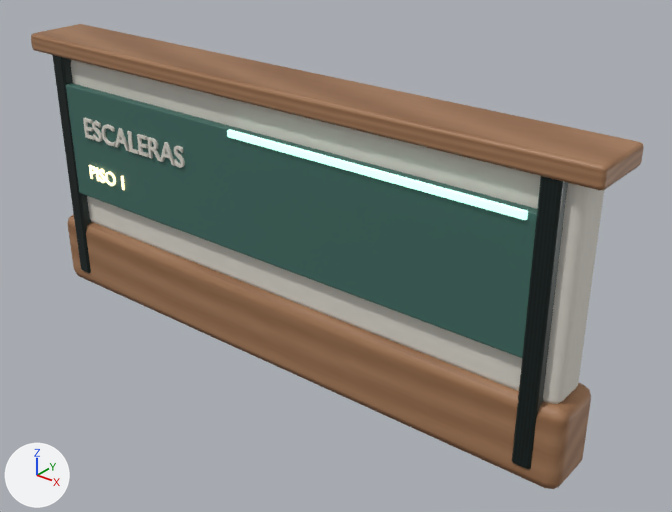
The glTF model public/models/custom/architecture/lobby-circulation-screen.glb as it was, and as the next commit left it.
Rendered twice from a camera (50 mm lens) standing at (4.34, -4.78, 4.01) and looking at (0.38, 0.17, 0.94). The axes (+X, +Y, +Z) are drawn at lower left. The lights are the same throughout. The older version comes first. Where no turn or scale is listed for an object, it has been applied to the vertices.

In view in the first picture: 'CirculationScreen_Body', 'CirculationScreen_EndCap_-2.24', 'CirculationScreen_EndCap_2.24', 'CirculationScreen_Inset', 'CirculationScreen_Light', 'CirculationScreen_Plinth', 'CirculationScreen_Title', 'CirculationScreen_Top' and 1 more.
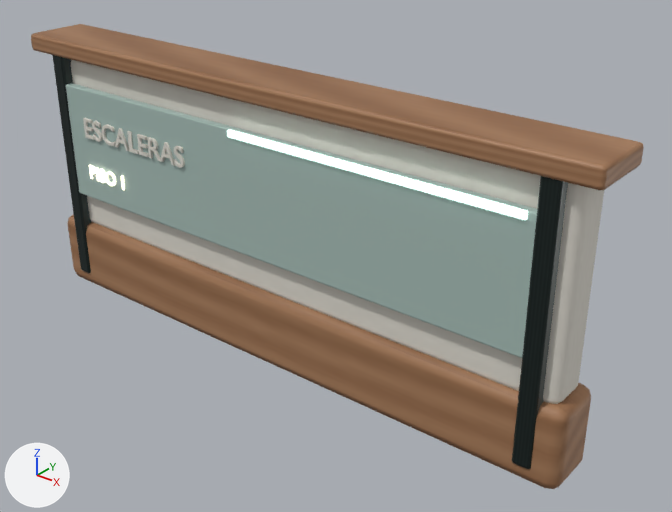
Changed parts and their boxes (x1, y1, x2, y2) in the pictures (672 x 512 px):
'CirculationScreen_Inset', recoloured (dark cyan to grey): (66, 83, 537, 358) in both

The edits, one by one:
Material 'Sage_Panel' (mat_sage_panel) changes colour from dark cyan #3e6a60 to grey #a5bbb4; in linear values from (0.0482, 0.144, 0.117) to (0.376, 0.498, 0.459).
